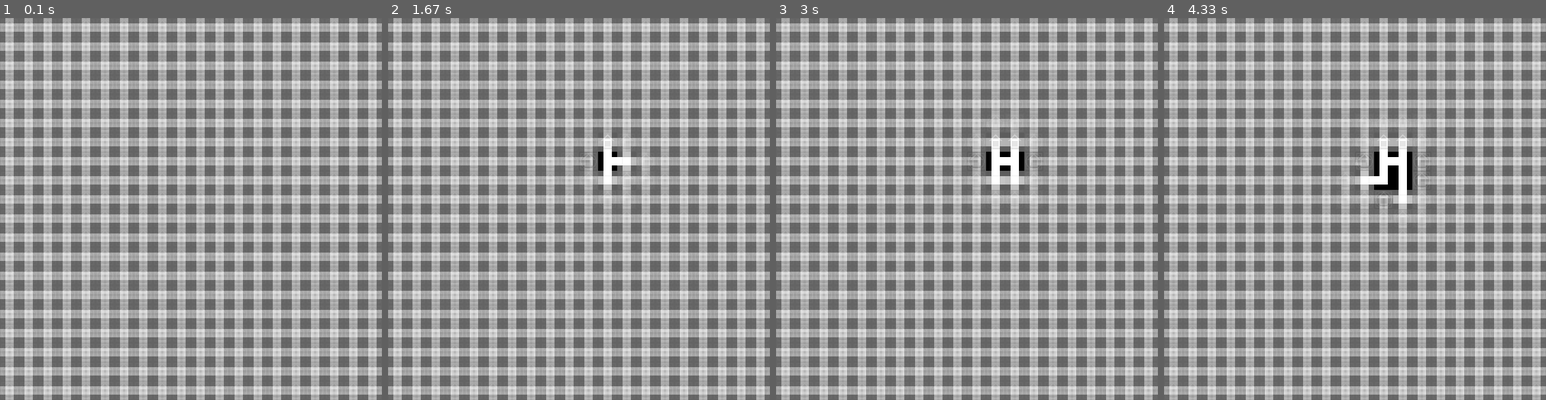
Above: before the commit, frames 1-4 (left to right).
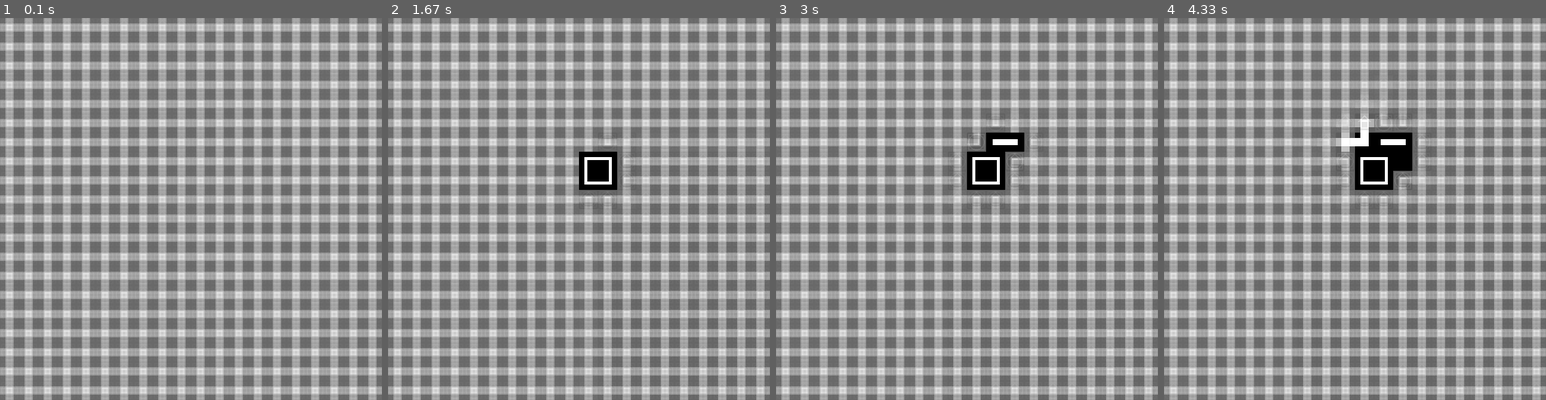
Above: after the commit, the same moments.

Repository: bobbarnes1981/PyGameWaveFunctionCollapse
Game: pygame game, started from wfc/__main__.py
The game is run twice, just before and just after one commit, with the same random seed, the same clock (stepped at 60 frames per second) and the same inputs.
Inputs:
- Up to frame 1 (0.1 s): no input
- Up to frame 2 (1.67 s): no input
- Up to frame 3 (3 s): no input
- Up to frame 4 (4.33 s): tap Enter at 3.33, 3.67, 4 s

The runs differ from the first frame. In frame 1, 3.5% of the frame differs, in the area x 1-99%, y 1-99%; in frame 2, 4.4%; in frame 3, 5.3%; in frame 4, 5.5%.

Commit message:
add more tiles

Diff:
--- a/wfc/__main__.py
+++ b/wfc/__main__.py
@@ -42,7 +42,13 @@
         'sea',
         'swa',
         'nwa',
-        'nea'
+        'nea',
+        'nwall',
+        'ewall',
+        'swall',
+        'wwall',
+        'nswall',
+        'ewwall'
     ]
     # connected tile rules
     n_list = ['ns','nw','ne','nesw','neswew','neswns','new','nes','nws','nhouse']
@@ -50,10 +56,10 @@
     s_list = ['ns','se','sw','nesw','neswew','neswns','sew','nes','nws']
     w_list = ['ew','sw','nw','nesw','neswew','neswns','new','sew','nws']
     # not connected tile rules
-    n__list = ['none','nonea','noneb','ew','se','sw','sew','sea','swa']
-    e__list = ['none','nonea','noneb','ns','sw','nw','nws','nhouse','swa','nwa']
-    s__list = ['none','nonea','noneb','ew','nw','ne','new','nhouse','nwa','nea']
-    w__list = ['none','nonea','noneb','ns','se','ne','nes','nhouse','nea','sea']
+    n__list = ['none','nonea','noneb','ew','se','sw','sew','sea','swa','ewall','swall','wwall','ewwall']
+    e__list = ['none','nonea','noneb','ns','sw','nw','nws','nhouse','swa','nwa','nwall','swall','wwall','nswall']
+    s__list = ['none','nonea','noneb','ew','nw','ne','new','nhouse','nwa','nea','nwall','ewall','wwall','ewwall']
+    w__list = ['none','nonea','noneb','ns','se','ne','nes','nhouse','nea','sea','nwall','ewall','swall','nswall']
     tile_rules = {
         'nesw': { 'n': n_list, 'e': e_list, 's': s_list, 'w': w_list },
         'neswew': { 'n': n_list, 'e': e_list, 's': s_list, 'w': w_list },
@@ -75,7 +81,13 @@
         'sea': { 'n': ['nea'], 'e': e__list, 's': s__list, 'w': ['swa'] },
         'swa': { 'n': ['nwa'], 'e': ['sea'], 's': s__list, 'w': w__list },
         'nwa': { 'n': n__list, 'e': ['nea'], 's': ['swa'], 'w': w__list },
-        'nea': { 'n': n__list, 'e': e__list, 's': ['sea'], 'w': ['nwa'] }
+        'nea': { 'n': n__list, 'e': e__list, 's': ['sea'], 'w': ['nwa'] },
+        'nwall': { 'n': n__list, 'e': e__list, 's': ['swall'], 'w': w__list },
+        'ewall': { 'n': n__list, 'e': e__list, 's': s__list, 'w': ['wwall'] },
+        'swall': { 'n': ['nwall'], 'e': e__list, 's': s__list, 'w': w__list },
+        'wwall': { 'n': n__list, 'e': ['ewall'], 's': s__list, 'w': w__list },
+        'nswall': { 'n': ['nwall'], 'e': e__list, 's': ['swall'], 'w': w__list },
+        'ewwall': { 'n': n__list, 'e': ['ewall'], 's': s__list, 'w': ['wwall'] }
     }
     tileset = solver.TileSet(tile_names, tile_rules)
 
Binary file added: wfc/tiles/ewall.png
Binary file added: wfc/tiles/ewwall.png
Binary file added: wfc/tiles/nswall.png
Binary file added: wfc/tiles/nwall.png
Binary file added: wfc/tiles/swall.png
Binary file added: wfc/tiles/wwall.png
